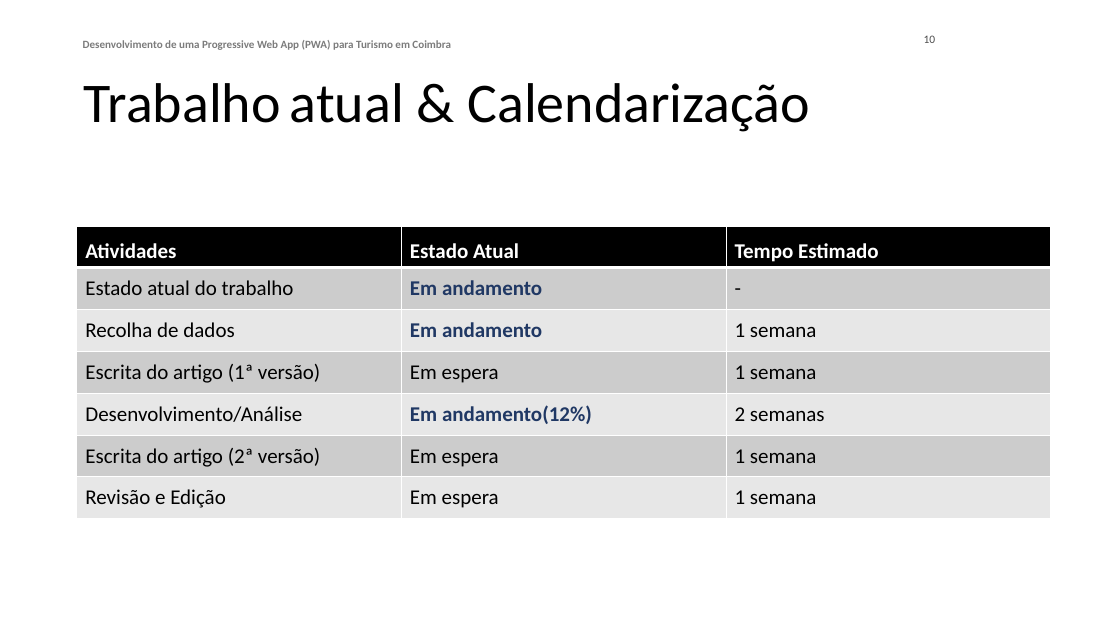
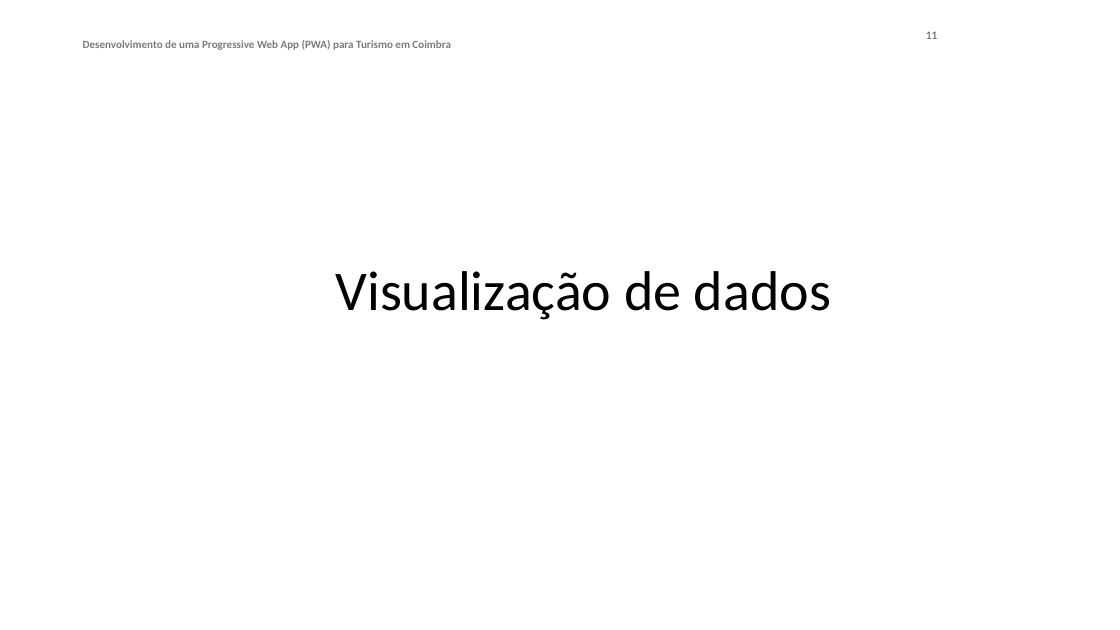
Before and after one commit to reincedaniel/T-mbula, a slide deck: slide 11 of textual/pre-textual/Lourenço Carlos - 2023106060.pptx (slide 10 before the commit). Drawn at 1120x630 pixels with LibreOffice and Linux fonts; fonts in the diff are those of the drawing. Boxes give left, top, right and bottom in pixels: in the first picture for what was removed or moved away, otherwise in the second. Text is boxed around its words. In the diff, an @@ line names an element or a change of style, - is before the commit and + after.

```diff
--- a/textual/pre-textual/Lourenço Carlos - 2023106060.pptx
+++ b/textual/pre-textual/Lourenço Carlos - 2023106060.pptx
@@ page number removed at [924,35,936,43] @@
-10
@@ page number added at [926,31,938,39], 9.8 pt, text #4D4D4D @@
+11
@@ title removed at [84,83,810,132] @@
-Trabalho atual & Calendarização
@@ table removed at [77,226,1050,518], 7 rows, 3 columns @@
-Atividades | Estado Atual | Tempo Estimado
-Estado atual do trabalho | Em andamento | -
-Recolha de dados | Em andamento | 1 semana
-Escrita do artigo (1ª versão) | Em espera | 1 semana
-Desenvolvimento/Análise | Em andamento(12%) | 2 semanas
-Escrita do artigo (2ª versão) | Em espera | 1 semana
-Revisão e Edição | Em espera | 1 semana
@@ title added at [335,271,831,320], 48 pt, text #000000 @@
+Visualização de dados
```
Also in this commit, not shown: 12 slides added, 2 other files.
